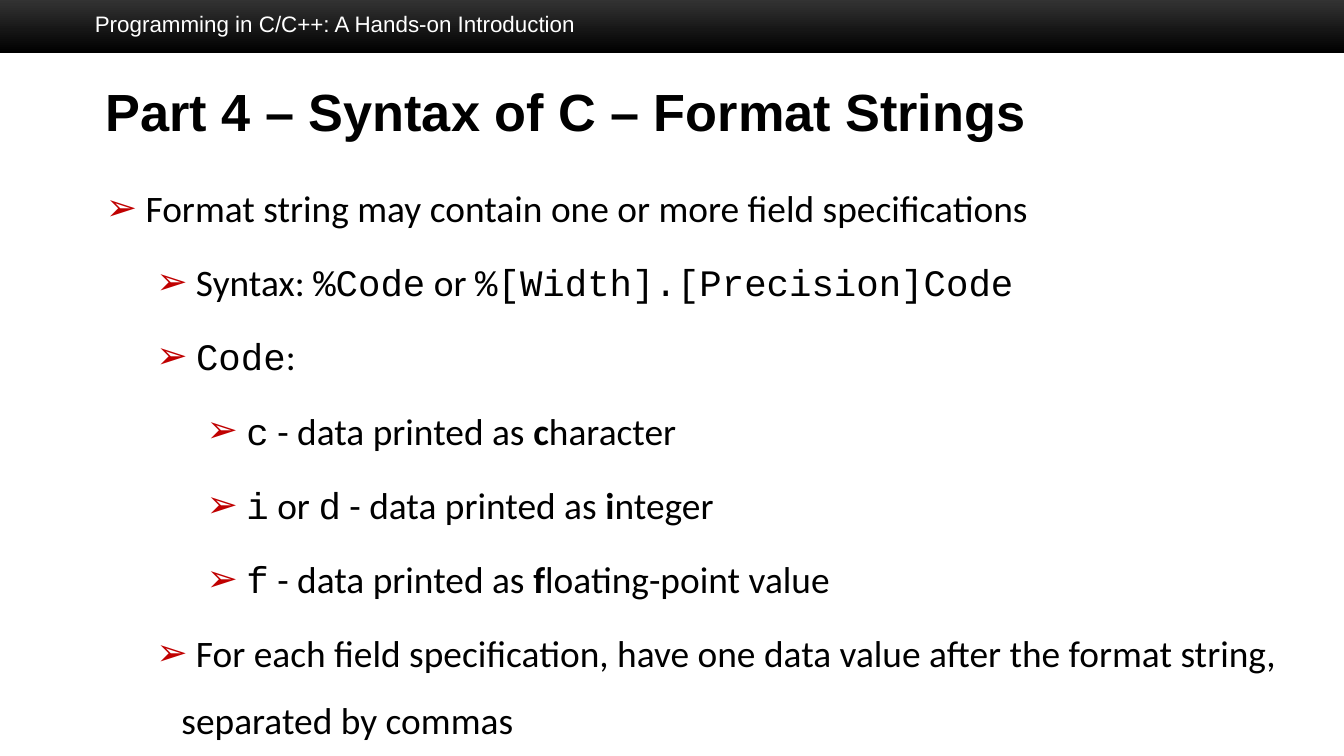
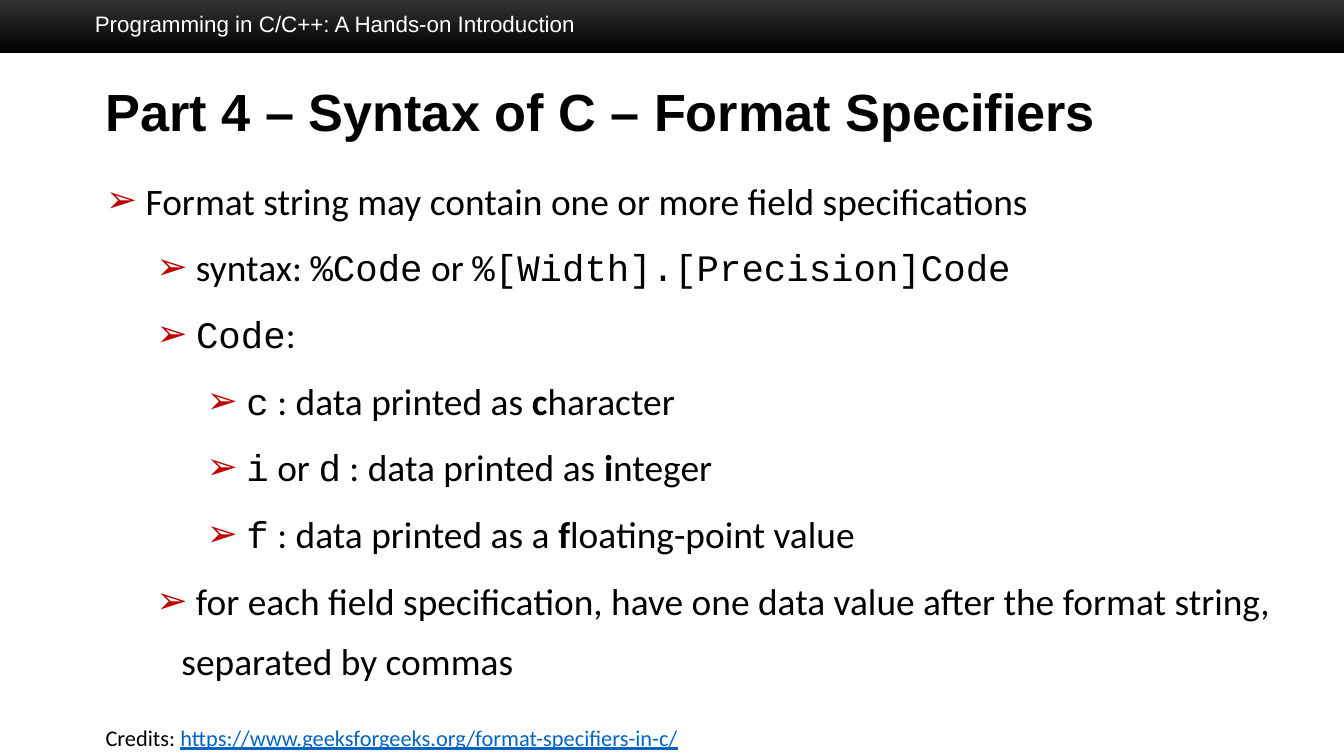
Before and after one commit to SuperBruceJia/SuperBruceJia.github.io, a slide deck: slide 33 of teaching/BU-Spring-2025-ECE327-Introduction-to-Software-Engineering/EC327-Lab-Session-2.pptx. Drawn at 1344x756 pixels with LibreOffice and Linux fonts; fonts in the diff are those of the drawing; background and template pictures are left out. Boxes give left, top, right and bottom in pixels: in the first picture for what was removed or moved away, otherwise in the second. Text is boxed around its words. In the diff, an @@ line names an element or a change of style, - is before the commit and + after.

```diff
--- a/teaching/BU-Spring-2025-ECE327-Introduction-to-Software-Engineering/EC327-Lab-Session-2.pptx
+++ b/teaching/BU-Spring-2025-ECE327-Introduction-to-Software-Engineering/EC327-Lab-Session-2.pptx
@@ title at (106,93,1095,142): text changed @@
-Part 4 – Syntax of C – Format Strings
+Part 4 – Syntax of C – Format Specifiers
@@ text at (146,189,1028,349): line spacing 1.5 to 32pt @@
@@ text at (196,255,1010,289): text changed @@
-  ➢ Syntax: %Code or %[Width].[Precision]Code
+  ➢ syntax: %Code or %[Width].[Precision]Code
@@ text at (181,389,1270,681): text changed @@
-    ➢ c - data printed as character
-    ➢ i or d - data printed as integer
-    ➢ f - data printed as floating-point value
-  ➢ For each field specification, have one data value after the format string, separated by commas
+    ➢ c : data printed as character
+    ➢ i or d : data printed as integer
+    ➢ f : data printed as a floating-point value
+  ➢ for each field specification, have one data value after the format string, separated by commas
@@ text added at (106,730,677,750), 12 pt, text #0563C1, underline @@
+Credits: https://www.geeksforgeeks.org/format-specifiers-in-c/
```
Also in this commit, not shown: 14 other slides changed, 1 other file.
